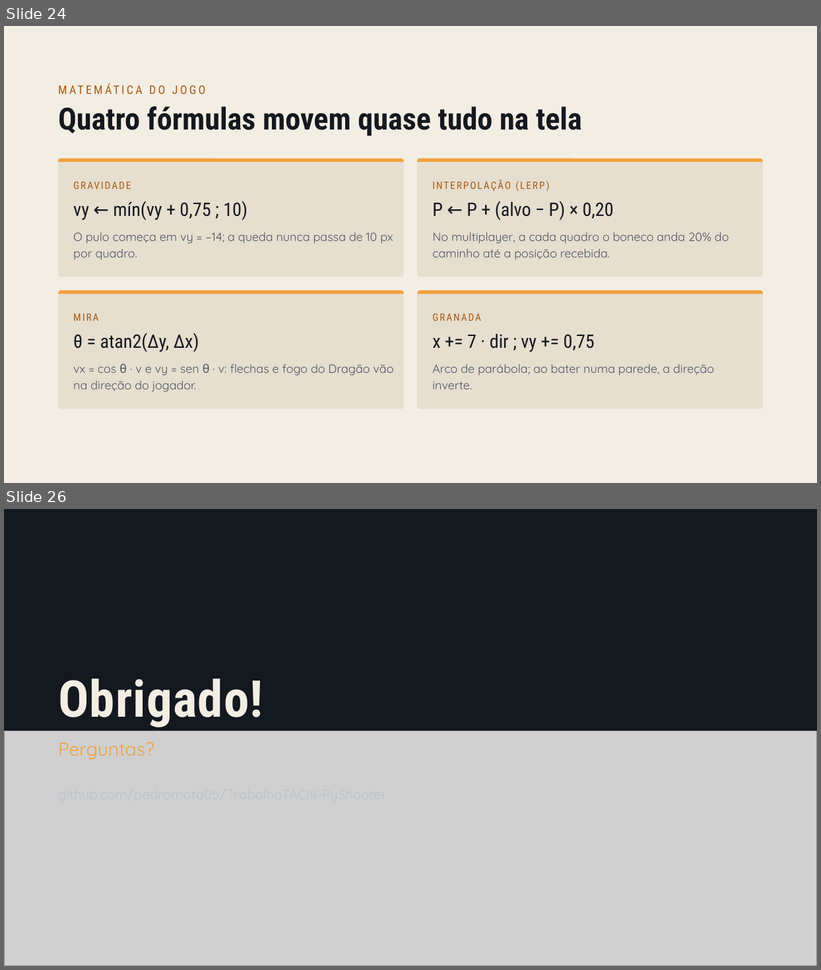
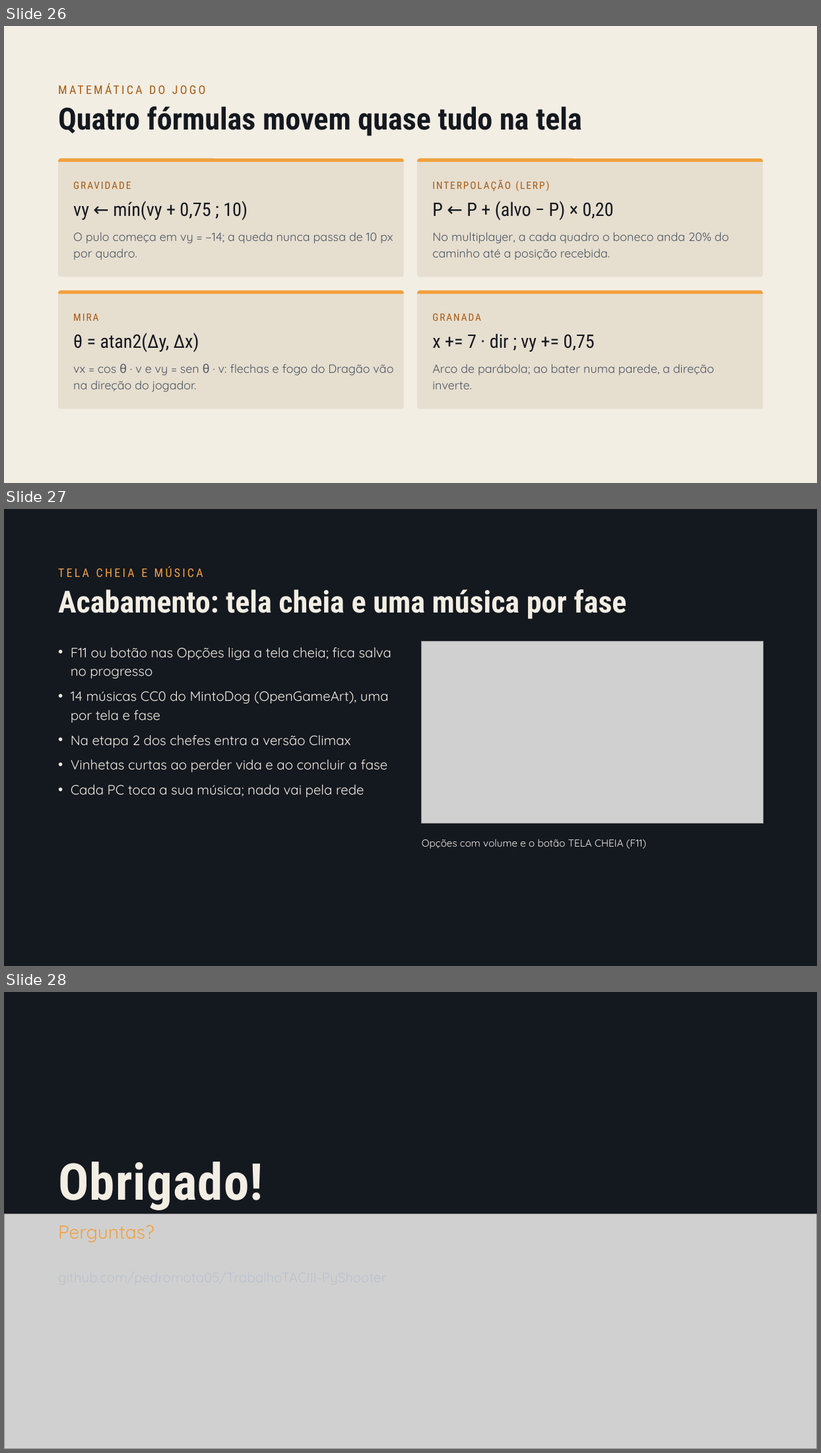
Before and after one commit to pedromota05/TrabalhoTACIII-PyShooter, a slide deck: docs/apresentacao/2026-11-22_slides-pyshooter_v3.pptx. Shown one above the other, each under a label of ours: slides 24 and 26 before the commit, slides 26, 27 and 28 after it; the slides between them are not shown. The pictures are 821x970 and 821x1453 pixels, drawn with LibreOffice and Linux fonts; fonts in the diff are those of the drawing; grey boxes stand for pictures. Boxes give left, top, right and bottom in pixels: in the first picture for what was removed or moved away, otherwise in the second. Text is boxed around its words. In the diff, an @@ line names an element or a change of style, - is before the commit and + after.

Commit message:
docs: GDD, slides v3 e guia de estudo com golpe, caixas, aranhas, hordas, tela cheia e músicas

```diff
--- a/docs/apresentacao/2026-11-22_slides-pyshooter_v3.pptx
+++ b/docs/apresentacao/2026-11-22_slides-pyshooter_v3.pptx
@@ slide 27 added at bbox=[4, 509, 817, 966], background #14181F @@
@@ text added at bbox=[58, 566, 203, 577], 14 pt, text #F2A03D @@
+TELA CHEIA E MÚSICA
@@ title added at bbox=[58, 590, 627, 619], 36 pt, text #F3EEE4, bold @@
+Acabamento: tela cheia e uma música por fase
@@ picture added at bbox=[422, 642, 764, 824] @@
@@ text added at bbox=[71, 648, 391, 797], 16 pt, text #F3EEE4 @@
+• F11 ou botão nas Opções liga a tela cheia; fica salva no progresso
+• 14 músicas CC0 do MintoDog (OpenGameArt), uma por tela e fase
+• Na etapa 2 dos chefes entra a versão Climax
+• Vinhetas curtas ao perder vida e ao concluir a fase
+• Cada PC toca a sua música; nada vai pela rede
@@ text added at bbox=[422, 840, 646, 849], 12 pt, text #F3EEE4 @@
+Opções com volume e o botão TELA CHEIA (F11)
@@ what was slide 24 is now slide 26 @@
@@ what was slide 26 is now slide 28 @@
```
Also in this commit, not shown: 3 slides changed, 2 other slides added, 1 slide removed, 12 other files.
